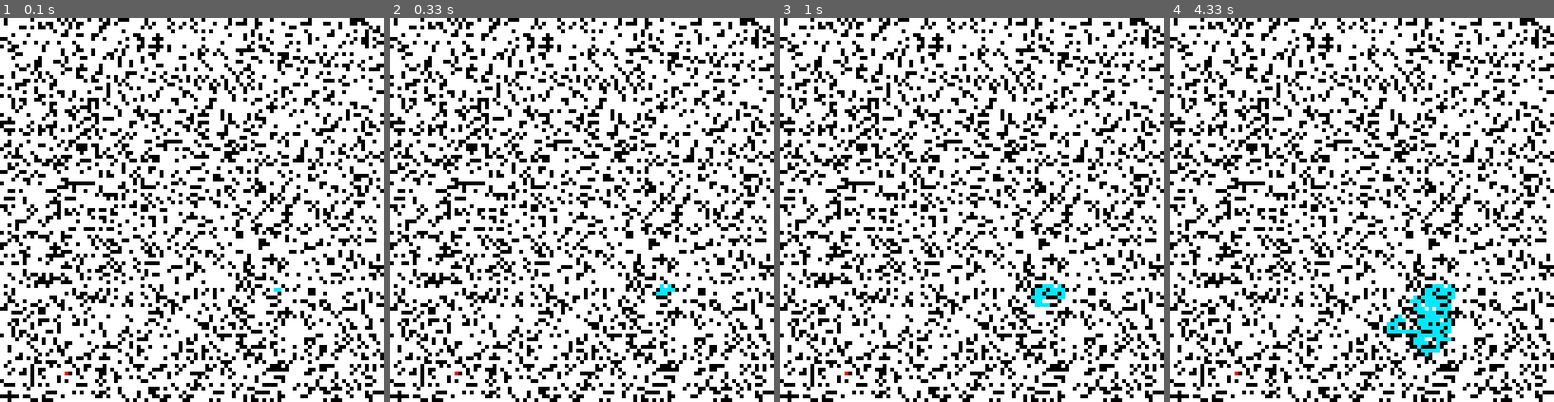
Above: before the commit, frames 1-4 (left to right).
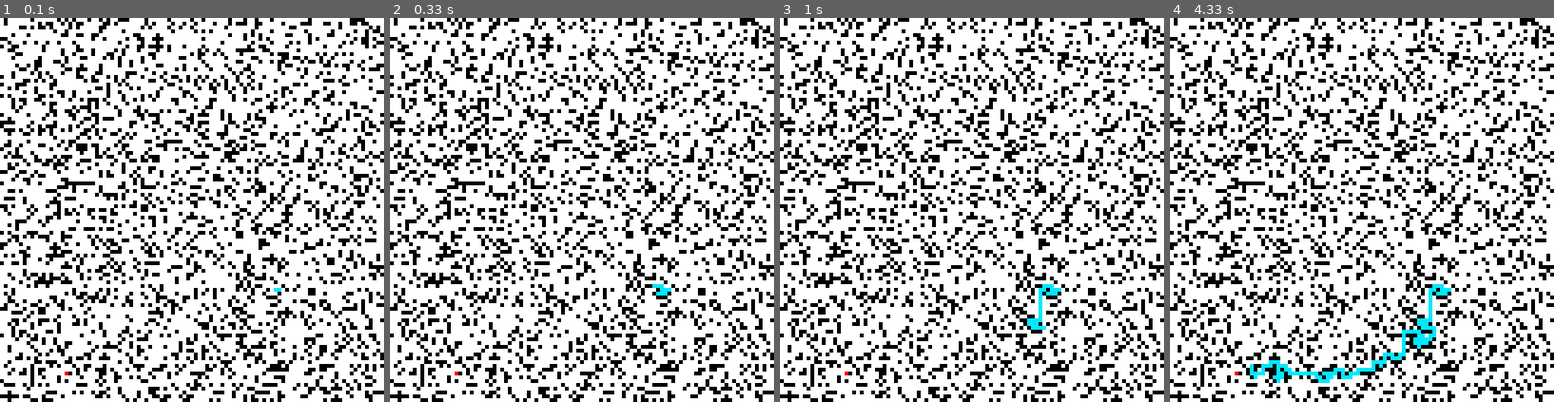
Above: after the commit, the same moments.

Repository: zain-sayed/IntroToAI
Game: pygame game, started from pygameBase.py
Two runs of this game, one before a commit and one after it. Both use one fixed random seed, a clock stepped at 60 frames per second and the inputs below.
Inputs:
- Up to frame 1 (0.1 s): no input
- Up to frame 2 (0.33 s): no input
- Up to frame 3 (1 s): no input
- Up to frame 4 (4.33 s): no input

Frame 1 is identical in both runs. In frame 2, less than 0.1% of the frame differs, in the area x 68-75%, y 69-72%; in frame 3, 0.3%; in frame 4, 1.6%, in the area x 20-75%, y 69-96%.

Commit message:
A* works, but may need adjustment

Diff:
--- a/astar.py
+++ b/astar.py
@@ -1,10 +1,11 @@
 from openList import *
 
 # finds g value of a node
-def findg(x, y):
+'''def findg(x, y):
     gx = abs(globalvars.rand_start_x - x)
     gy = abs(globalvars.rand_start_y - y)
     return gx + gy
+'''
 
 
 # finds h value of a node
@@ -15,9 +16,9 @@
 
 
 # finds f value of a node
-def findf(x, y):
-    return findg(x, y) + findh(x, y)
-    #return findg(x, y)
+def findf(x, y, g):
+    #return g + findh(x, y)
+    return findh(x, y)
 
 
 # compare f values on openlist conflict
@@ -28,6 +29,7 @@
             if node.f < i.f:
                 i.f = node.f
                 i.parent = node.parent
+                i.g = node.g
                 siftup()
 
 
@@ -42,17 +44,20 @@
 
     # pop from open list to expand first node
     currentNode = pop()
-    print (currentNode.f)
-    print('\n')
+    #print (currentNode.f)
+    #print('\n')
 
     # get current x and y coords
     x, y = currentNode.coordinates
+    if globalvars.grid[x][y] == 3:
+        print("FOUND GOAL")
 
     # up node, check bounds of x-1 and then if unblocked=0, blocked=1
     if (x - 1) > -1:
+        # create the node
+        upNode = Treenode(findf(x - 1, y, currentNode.g + 1), currentNode.g + 1, findh(x - 1, y), currentNode, (x - 1, y))
+
         if globalvars.grid[x - 1][y] == 0:
-            upNode = Treenode(findf(x - 1,y), currentNode, (x - 1,y))
-
             # add to open list if not in closed list OR openlist already
             inclosed = False
             inopen = False
@@ -71,12 +76,15 @@
                 # compare f values and resiftup()
                 else:
                    comparef(x - 1, y, upNode)
+        elif globalvars.grid[x - 1][y] == 3:
+            insert(upNode)
 
     # down node, check bounds of x+1 and then if unblocked=0, blocked=1
     if (x + 1) < 101:
+        # create the node
+        downNode = Treenode(findf(x + 1, y, currentNode.g + 1), currentNode.g + 1, findh(x + 1, y), currentNode, (x + 1, y))
+
         if globalvars.grid[x + 1][y] == 0:
-            downNode = Treenode(findf(x + 1, y), currentNode, (x + 1, y))
-
             # add to open list if not in closed list OR openlist already
             inclosed = False
             inopen = False
@@ -95,12 +103,15 @@
                 # compare f values and resiftup()
                 else:
                     comparef(x + 1, y, downNode)
+        elif globalvars.grid[x + 1][y] == 3:
+            insert(downNode)
 
     # right node, check bounds of y+1 and then if unblocked=0, blocked=1
     if (y + 1) < 101:
+        # create the node
+        rightNode = Treenode(findf(x, y + 1, currentNode.g + 1), currentNode.g + 1, findh(x, y + 1), currentNode, (x, y + 1))
+
         if globalvars.grid[x][y + 1] == 0:
-            rightNode = Treenode(findf(x, y + 1), currentNode, (x, y + 1))
-
             # add to open list if not in closed list OR openlist already
             inclosed = False
             inopen = False
@@ -119,12 +130,15 @@
                 # compare f values and resiftup()
                 else:
                     comparef(x, y + 1, rightNode)
+        elif globalvars.grid[x][y + 1] == 3:
+            insert(rightNode)
 
     # left node, check bounds of y-1 and then if unblocked=0, blocked=1
     if (y - 1) > -1:
+        # creates the node
+        leftNode = Treenode(findf(x, y - 1, currentNode.g + 1), currentNode.g + 1, findh(x, y - 1), currentNode, (x, y - 1))
+
         if globalvars.grid[x][y - 1] == 0:
-            leftNode = Treenode(findf(x,y - 1), currentNode, (x,y - 1))
-
             # add to open list if not in closed list OR openlist already
             inclosed = False
             inopen = False
@@ -143,13 +157,25 @@
                 # compare f values and resiftup()
                 else:
                     comparef(x, y - 1, leftNode)
+        elif globalvars.grid[x][y - 1] == 3:
+            insert(leftNode)
+
 
     # add currnode to closed list and change color
     globalvars.closedlist.append(currentNode)
     globalvars.grid[x][y] = 4
     globalvars.currentX = x
     globalvars.currentY = y
-    print(globalvars.currentX)
-    print(globalvars.currentY)
-    if globalvars.goalCord == currentNode.coordinates:
-        goalState = True
+    #print(globalvars.currentX)
+    #print(globalvars.currentY)
+    #print("goal x = : " + str(globalvars.rand_goal_x))
+    #print("goal y = : " + str(globalvars.rand_goal_y))
+    print("x = " + str(x))
+    print ("y = " + str(y))
+    #print("b")
+    #if globalvars.goalCord == currentNode.coordinates:
+    if x == globalvars.rand_goal_x:
+        if y == globalvars.rand_goal_y:
+            print("in goal state")
+            print("Found Goal, exiting...")
+            globalvars.goalState = True
--- a/globalvars.py
+++ b/globalvars.py
@@ -6,18 +6,20 @@
 
 # closedlist and globals for currx and curry (printing purposes)
 closedlist = []
-currentX = 0
-currentY = 0
 
 # grid
 grid = []
 
 # start coords
-rand_start_x = random.randint(0,100)
-rand_start_y = random.randint(0,100)
+rand_start_x = random.randint(0, 100)
+rand_start_y = random.randint(0, 100)
+
+# for the pygameBase
+currentX = rand_start_x
+currentY = rand_start_y
 
 # goal coords
-rand_goal_x = random.randint(0,100)
-rand_goal_y = random.randint(0,100)
-goalCord = (100, 100)
+rand_goal_x = random.randint(0, 100)
+rand_goal_y = random.randint(0, 100)
+goalCord = (rand_goal_x, rand_goal_y)
 goalState = False
--- a/openList.py
+++ b/openList.py
@@ -2,8 +2,10 @@
 
 class Treenode:
     # initialize values
-    def __init__(self, f, parent, coordinates):
+    def __init__(self, f, g, h, parent, coordinates):
         self.f = f
+        self.g = g
+        self.h = h
         self.parent = parent
         self.coordinates = coordinates
 
@@ -16,7 +18,16 @@
         p = (k-1) // 2
         current = globalvars.openlist[k]
         parent = globalvars.openlist[p]
-
+        '''
+        if current.f == parent.f:
+            if current.g < parent.g:
+                # swap the current and parent
+                temp = globalvars.openlist[p]
+                globalvars.openlist[p] = globalvars.openlist[k]
+                globalvars.openlist[k] = temp
+                # move p to next level
+                k = p
+        '''
         # if the current is less than the parent, switch them as we bubble up
         if current.f < parent.f:
             # swap the current and parent
--- a/pygameBase.py
+++ b/pygameBase.py
@@ -50,7 +50,7 @@
 startCord = (globalvars.rand_start_x,globalvars.rand_start_y)
 goalCord =  (globalvars.rand_goal_x,globalvars.rand_goal_y)
 
-startNode = Treenode(0, None, startCord)
+startNode = Treenode(0, 0, 0, None, startCord)
 
 
         #The zero/one here is appending a cell
@@ -112,12 +112,18 @@
 
 
     # A* algorithm will go here
-    goalState = False
-    if (len(globalvars.openlist) != 0) and (goalState is False):
+    if (len(globalvars.openlist) != 0) and (globalvars.goalState is False):
         repeatedForwardAstar()
-    elif goalState is True:
+    elif globalvars.goalState is True:
         # backtrack
+        print('\n')
+        print('\n')
+        print("GOAL STATE IS TRUE")
+        print('\n')
+        print('\n')
+        time.sleep(60)
         done = True
+        break
 
     elif len(globalvars.openlist) == 0:
         print("Cannot find goal, path is blocked!")
